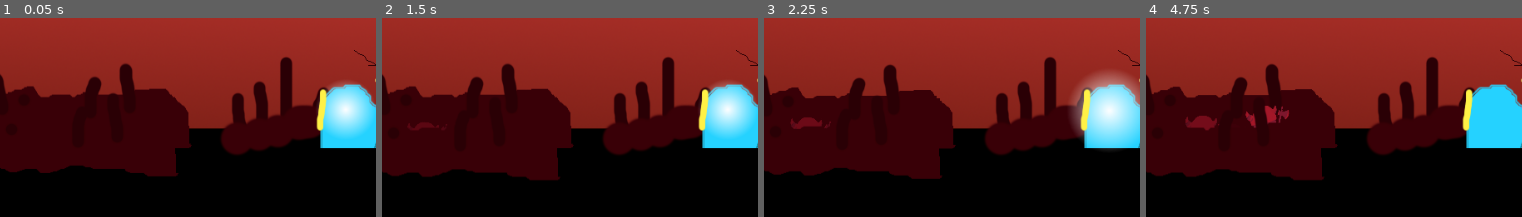
Above: before the commit, frames 1-4 (left to right).
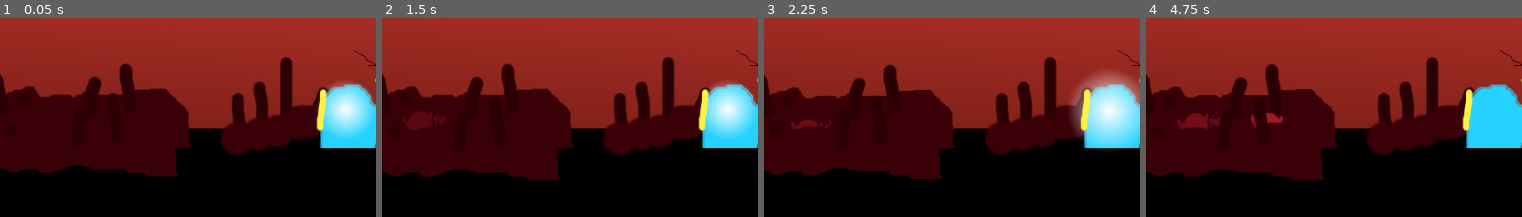
Above: after the commit, the same moments.

Repository: dannytaylor/ld50
Game: Godot game, scene res://300/Game.tscn
Same seed, same stepped clock (60 frames per second), same inputs: the game is played once before the commit and once after it.
Inputs (mouse positions are % of the whole screen's width and height, from its top left):
- Up to frame 1 (0.05 s): no input
- Up to frame 2 (1.5 s): move the mouse to (70, 45) at 0.52 s; press the mouse at (70, 45) at 0.53 s; move the mouse to (26, 55) at 1.27 s; release the mouse at (26, 55) at 1.28 s; click (26, 55) at 1.35 s
- Up to frame 3 (2.25 s): move the mouse to (58, 28) at 2.02 s; hold Right mouse button (player_special) from 2.03 s (still down)
- Up to frame 4 (4.75 s): click (58, 28) at 2.3 s; move the mouse to (42, 70) at 2.77 s; release Right mouse button (player_special) at 2.78 s; click (42, 70) at 2.85 s; move the mouse to (79, 65) at 3.52 s; press the mouse at (79, 65) at 3.53 s; move the mouse to (15, 35) at 4.27 s; release the mouse at (15, 35) at 4.28 s; right-click (15, 35) at 4.35 s; click (15, 35) at 4.55 s
The pictures show only the part of the screen within x 29-78%, y 35-85%; the shares and areas given below are measured in that part.

Frame 1 is identical in both runs. In frame 2, 0.4% of the frame differs, in the area x 5-18%, y 47-56%; in frame 3, 0.1%; in frame 4, 0.7%, in the area x 8-39%, y 44-57%.
Error in both runs: Invalid set index 'text' (on base: 'null instance') with value of type 'String'. (res://300/Game.gd:20)

Commit message:
play enemy attack on kill

Diff:
--- a/project/300/Enemy.gd
+++ b/project/300/Enemy.gd
@@ -27,6 +27,11 @@
 	$EnemySprite.translate(Vector2((randf()-0.5)*max_x*2, (randf()-0.5)*max_y*2))
 	v_offset += (randf()-0.5) * 1
 
+func attack():
+	if $EnemySprite.animation != ('swipe'):
+		$EnemySprite.play('swipe')
+		walk_speed = 0
+
 func die():
 	# on play sound/anim on first death hit
 	if timer.is_stopped():
--- a/project/300/Enemy.tscn
+++ b/project/300/Enemy.tscn
@@ -138,7 +138,7 @@
 scale = Vector2( 0.15, 0.15 )
 frames = SubResource( 52 )
 animation = "walk"
-frame = 7
+frame = 1
 playing = true
 __meta__ = {
 "_edit_lock_": true
--- a/project/300/Game-Danny.tscn
+++ b/project/300/Game-Danny.tscn
@@ -267,7 +267,7 @@
 } ]
 
 [sub_resource type="RectangleShape2D" id=32]
-extents = Vector2( 34, 24.5 )
+extents = Vector2( 45.5001, 24.5 )
 
 [sub_resource type="CircleShape2D" id=33]
 radius = 12.0
@@ -443,7 +443,7 @@
 z_index = -1
 frames = SubResource( 31 )
 animation = "idle"
-frame = 3
+frame = 1
 playing = true
 
 [node name="StaminaIndicator" type="Sprite" parent="PlayerPath/Player"]
@@ -470,7 +470,7 @@
 playing = true
 
 [node name="CollisionShape2D" type="CollisionShape2D" parent="PlayerPath/Player/Sword"]
-position = Vector2( -75, 13.5 )
+position = Vector2( -63.4999, 13.5 )
 shape = SubResource( 32 )
 
 [node name="SwordAudio" type="AudioStreamPlayer" parent="PlayerPath/Player/Sword"]
--- a/project/300/Player.gd
+++ b/project/300/Player.gd
@@ -139,7 +139,9 @@
 
 func _on_Hurtbox_area_entered(area):
 	print("You died")
+	area.get_parent().attack()
 	$PlayerSprite.play("death")
+	speed = 0
 	game.playing = false
 
 
Binary file changed: project/sprites/blob_texture.png
